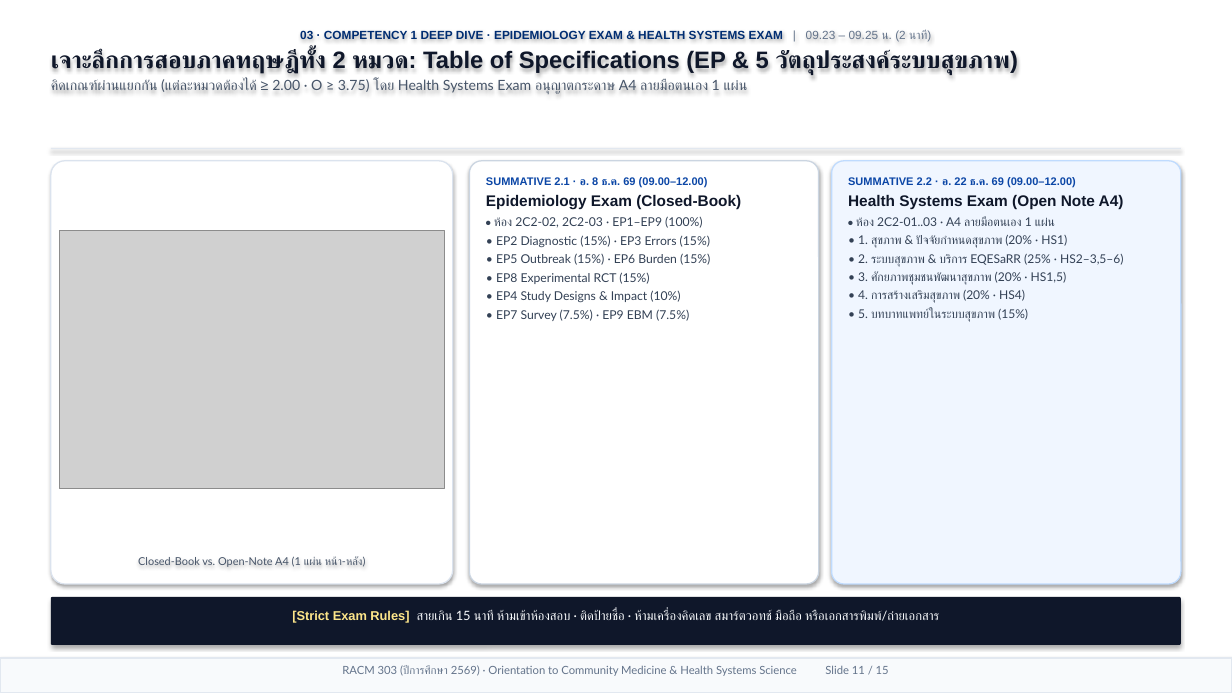
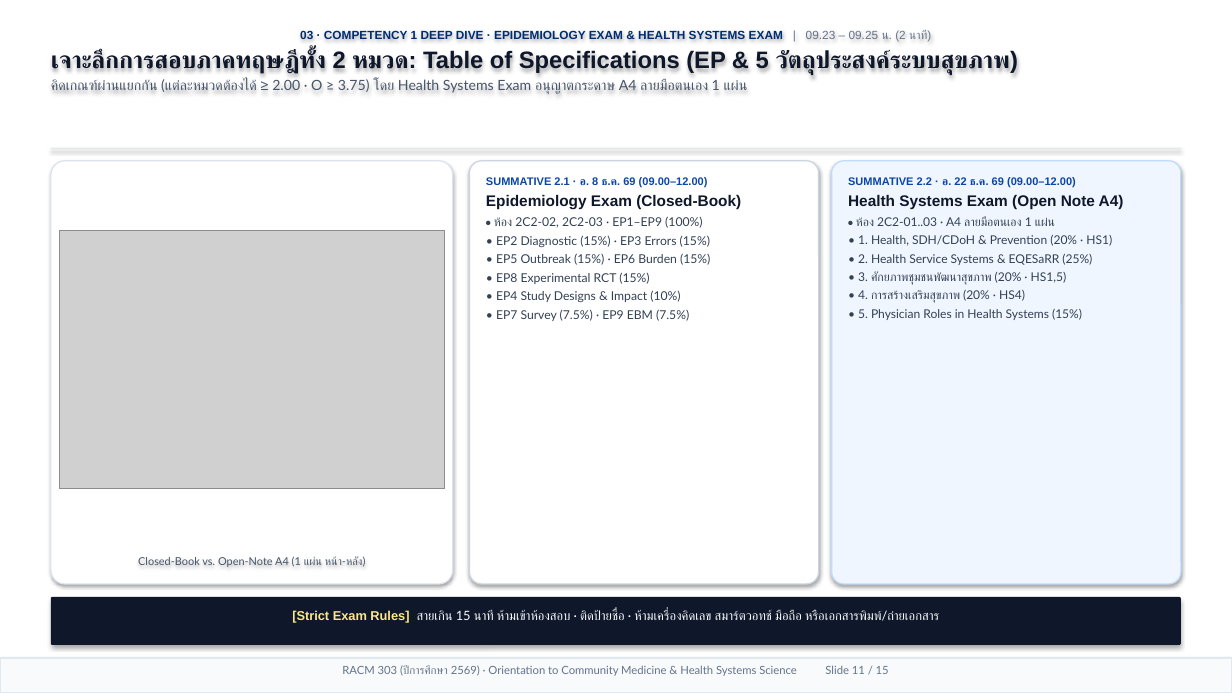
Before and after one commit to smartwoo/racm303-2569, a slide deck: slide 11 of exports/pptx/RACM303_2569_Orientation_Slides.pptx. Drawn at 1232x693 pixels with LibreOffice and Linux fonts; fonts in the diff are those of the drawing; grey boxes stand for pictures. Boxes give left, top, right and bottom in pixels: in the first picture for what was removed or moved away, otherwise in the second. Text is boxed around its words. In the diff, an @@ line names an element or a change of style, - is before the commit and + after.

```diff
--- a/exports/pptx/RACM303_2569_Orientation_Slides.pptx
+++ b/exports/pptx/RACM303_2569_Orientation_Slides.pptx
@@ text in rounded rectangle at bbox=[858, 235, 1112, 265]: text changed @@
-• 1. สุขภาพ & ปัจจัยกำหนดสุขภาพ (20% · HS1)
-• 2. ระบบสุขภาพ & บริการ EQESaRR (25% · HS2–3,5–6)
+• 1. Health, SDH/CDoH & Prevention (20% · HS1)
+• 2. Health Service Systems & EQESaRR (25%)
@@ text in rounded rectangle at bbox=[858, 309, 1082, 320]: text changed @@
-• 5. บทบาทแพทย์ในระบบสุขภาพ (15%)
+• 5. Physician Roles in Health Systems (15%)
```
Also in this commit, not shown: 6 other slides changed, 5 other files.
